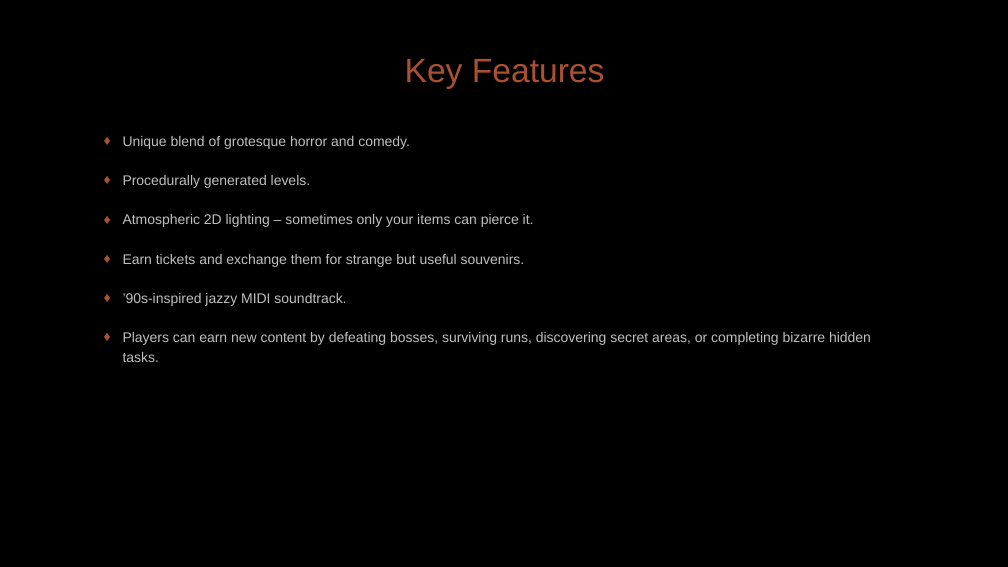
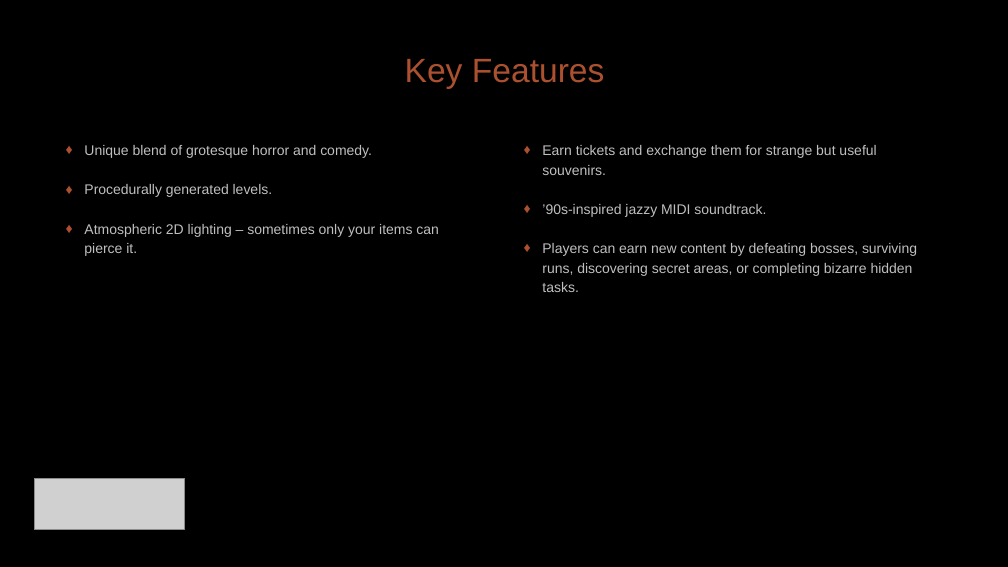
Before and after one commit to diegohcanepa/Remizione, a slide deck: slide 5 of Pitch Deck.pptx. Drawn at 1008x567 pixels with LibreOffice and Linux fonts; fonts in the diff are those of the drawing; grey boxes stand for pictures; background and template pictures are left out. Boxes give left, top, right and bottom in pixels: in the first picture for what was removed or moved away, otherwise in the second. Text is boxed around its words. In the diff, an @@ line names an element or a change of style, - is before the commit and + after.

```diff
--- a/Pitch Deck.pptx
+++ b/Pitch Deck.pptx
@@ subtitle "Unique blend of grotesque horror ...": place and size @@
-subtitle "Unique blend of grotesque horror ..." at box(123, 136, 871, 362)
+subtitle "Unique blend of grotesque horror ..." at box(84, 145, 439, 256)
@@ text added at box(542, 145, 917, 292), 10 pt, text #BFBFBF @@
+♦ Earn tickets and exchange them for strange but useful souvenirs.
+♦ ’90s-inspired jazzy MIDI soundtrack.
+♦ Players can earn new content by defeating bosses, surviving runs, discovering secret areas, or completing bizarre hidden tasks.
@@ subtitle at box(123, 254, 871, 362): paragraphs removed @@
-♦ Earn tickets and exchange them for strange but useful souvenirs.
-♦ ’90s-inspired jazzy MIDI soundtrack.
-♦ Players can earn new content by defeating bosses, surviving runs, discovering secret areas, or completing bizarre hidden tasks.
@@ picture added at box(34, 479, 184, 529) @@
```
Also in this commit, not shown: 11 other slides changed, 1 slide added.
